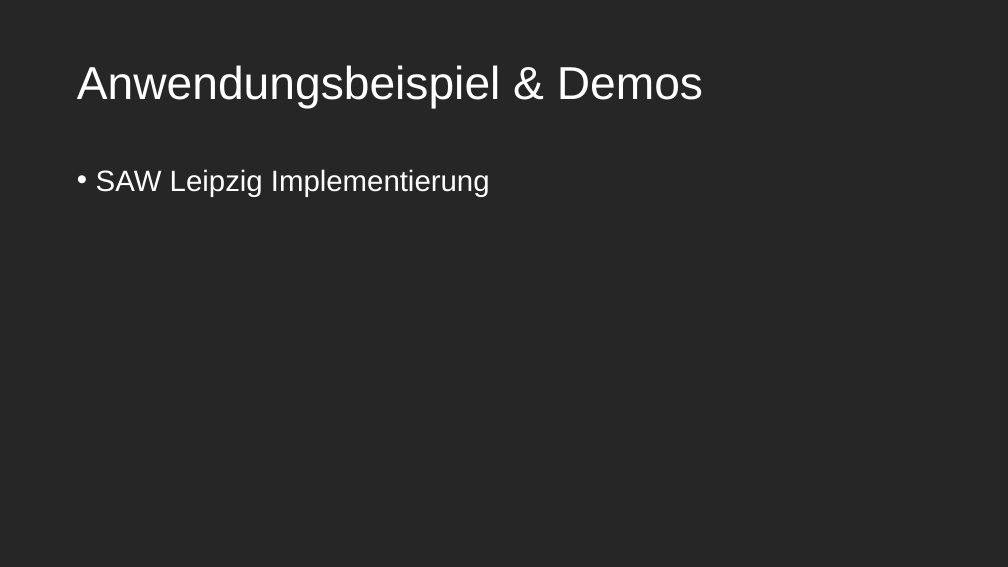
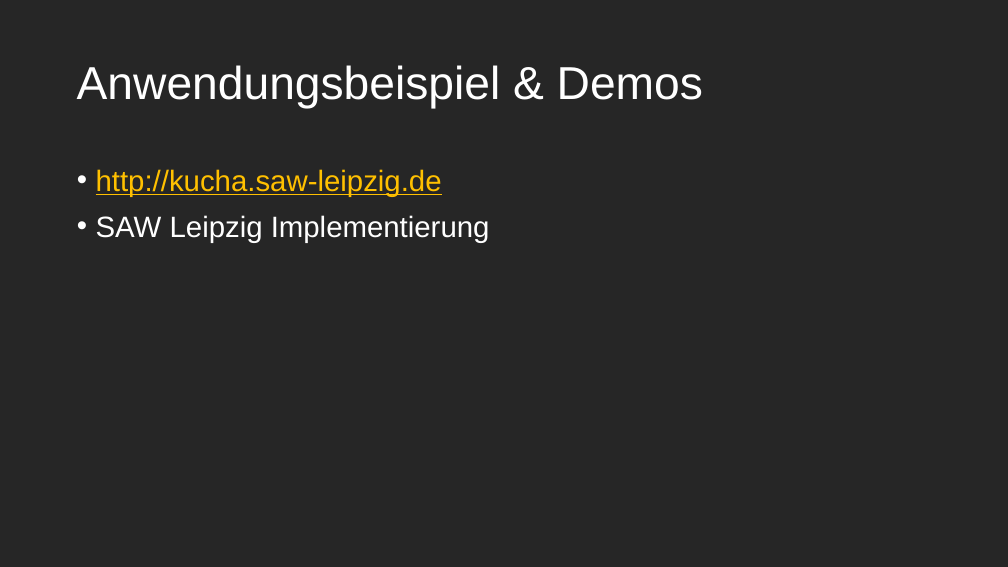
Before and after one commit to rsimon/dhd-2022, a slide deck: slide 27 of Annotorious-Intro-DHd.pptx. Drawn at 1008x567 pixels with LibreOffice and Linux fonts; fonts in the diff are those of the drawing. Boxes give left, top, right and bottom in pixels: in the first picture for what was removed or moved away, otherwise in the second. Text is boxed around its words. In the diff, an @@ line names an element or a change of style, - is before the commit and + after.

```diff
--- a/Annotorious-Intro-DHd.pptx
+++ b/Annotorious-Intro-DHd.pptx
@@ text at box(96, 169, 442, 197): paragraph added @@
+• http://kucha.saw-leipzig.de
```
Also in this commit, not shown: 6 other slides changed.
